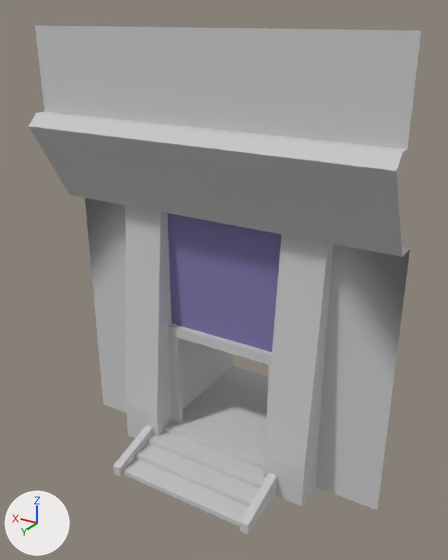
The FBX model BugSplat/Assets/WIP/Christian/Christian Models/Hub_EndgameDoor.FBX: old version first, new version second.
Rendered twice from a camera (50 mm lens) standing at (16.8, 13.0, 20.5) and looking at (30.2, -9.4, 9.3). The axes (+X, +Y, +Z) are drawn at lower left. The lights are the same throughout. Where no turn or scale is listed for an object, it has been applied to the vertices. Vertices at the same position are counted once.

The first picture shows 'Hub_EndgameDoor'.
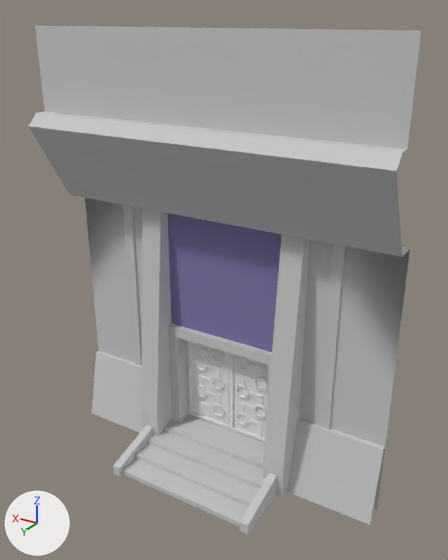
Location of each change, (x1, y1, x2, y2) in pixels of the pictures (448 x 560 px):
'Hub_EndgameDoor_LeftDoor', added: after (187, 341, 230, 429)
'Hub_EndgameDoor_RightDoor', added: after (230, 353, 268, 442)
part 1 of me_mesh, built on: before (304, 243, 333, 471); after (92, 205, 385, 525)

Diff of the bpy script that builds the scene:
```diff
--- a/BugSplat/Assets/WIP/Christian/Christian Models/Hub_EndgameDoor.FBX.py
+++ b/BugSplat/Assets/WIP/Christian/Christian Models/Hub_EndgameDoor.FBX.py
@@ me_mesh @@
 me_mesh.from_pydata(...)  # 120 vertices, 68 faces; spans x -8.0..8.0, y -6.0..4.2, z 0.0..20.0
 # used by ob_hub_endgamedoor; location = (30.0, -9.0, 0.0)
 # verts and faces of me_mesh; kept vertices keep their numbers, new ones are numbered from 120
 # before: 0 (5.0, 0.0, 12.5), 3 (5.0, 0.5, 12.5), 6 (5.0, 1.5, 2.0) at pixel (125, 403), 7 (5.0, 0.0, 2.0), 20 (5.0, 1.5, 0.0) at pixel (128, 435)
 # before: 21 (5.0, 0.0, 0.0), 82 (2.5, 0.0, 1.0) at pixel (182, 419), 83 (2.5, 0.0, 6.0), 84 (3.0, 0.0, 1.0), 85 (3.0, 0.0, 6.5) at pixel (171, 323)
 # before: 90 (-2.5, 0.0, 1.0), 91 (-2.5, 0.0, 6.0), 92 (-3.0, 0.0, 1.0), 93 (-3.0, 0.0, 6.5), 108 (-5.0, 0.0, 2.0) at pixel (317, 452)
 # before: 109 (-5.0, 0.0, 12.5), 110 (-5.0, 0.5, 12.5), 111 (-5.0, 1.5, 2.0) at pixel (304, 471), 116 (-5.0, 1.5, 0.0) at pixel (301, 506), 117 (-5.0, 0.0, 0.0) at pixel (315, 486)
+# me_mesh part 1
+delete_faces([(0, 7, 6, 3), (108, 109, 110, 111)])
+for i in [3, 6, 7, 20, 21]: verts[i] += (-1.0, 0.0, 0.0)
+for i in [*range(82, 86), *range(90, 94)]: verts[i] += (0.0, -2.0, 0.0)
+for i in [108, 110, 111, 116, 117]: verts[i] += (1.0, 0.0, 0.0)
+verts[120] = (4.0, 1.0, 0.0)
+verts[121] = (4.0, 0.2, 3.5)
+verts[122] = (4.0, 0.0, 3.5)
+verts[123] = (-8.0, 1.0, 0.0)  # pixel (369, 525)
+verts[124] = (-8.0, 0.2, 3.5)  # pixel (383, 449)
+verts[125] = (-8.0, 0.0, 3.5)  # pixel (385, 447)
+for new, old in zip([*range(126, 132)], [*range(120, 126)]): verts[new] = verts[old] + (4.0, 0.0, 0.0)
+verts[132] = (5.5, 0.0, 12.5)
+verts[133] = (5.5, 0.0, 3.5)  # pixel (134, 362)
+verts[134] = (5.0, 0.0, 3.5)  # pixel (142, 365)
+verts[135] = (-5.0, 0.0, 3.5)  # pixel (319, 424)
+verts[136] = (-5.5, 0.0, 3.5)  # pixel (330, 428)
+verts[137] = (-5.5, 0.0, 12.5)
+for new, old in zip([*range(138, 146)], [0, 109, *range(132, 138)]): verts[new] = verts[old] + (0.0, 0.1, 0.0)
+verts[146] = (4.0, 0.0, 12.5)
+verts[147] = (-4.0, 0.0, 12.5)
+faces += [(3, 146, 7, 6), (108, 147, 110, 111), (121, 122, 128, 127), (124, 125, 131, 130), (138, 140, 141, 142), (132, 133, 141, 140)]  # mat_17___default (its picture is missing)
+faces += [(0, 138, 142, 134), (139, 143, 144, 145), (109, 135, 143, 139), (136, 137, 145, 144)]  # mat_17___default (its picture is missing)
+faces += [(120, 121, 127, 126), (123, 124, 130, 129)]  # mat_18___default (its picture is missing)
 me_mesh.materials.append(mat_17___default)
@@ me_mesh_001 @@
+me_mesh_001.from_pydata(...)  # 220 vertices, 167 faces; spans x -2.5..0.0, y -0.5..0.5, z 0.0..5.0
@@ me_mesh_002 @@
+me_mesh_002.from_pydata(...)  # 220 vertices, 167 faces; spans x 0.0..2.5, y -0.5..0.5, z 0.0..5.0
@@ ob_hub_endgamedoor_rightdoor @@
+ob_hub_endgamedoor_rightdoor = bpy.data.objects.new('Hub_EndgameDoor_RightDoor', me_mesh_001)
+ob_hub_endgamedoor_rightdoor.location = (30.0, -10.0, 1.0)
@@ ob_hub_endgamedoor_leftdoor @@
+ob_hub_endgamedoor_leftdoor = bpy.data.objects.new('Hub_EndgameDoor_LeftDoor', me_mesh_002)
+ob_hub_endgamedoor_leftdoor.location = (30.0, -10.0, 1.0)
```
